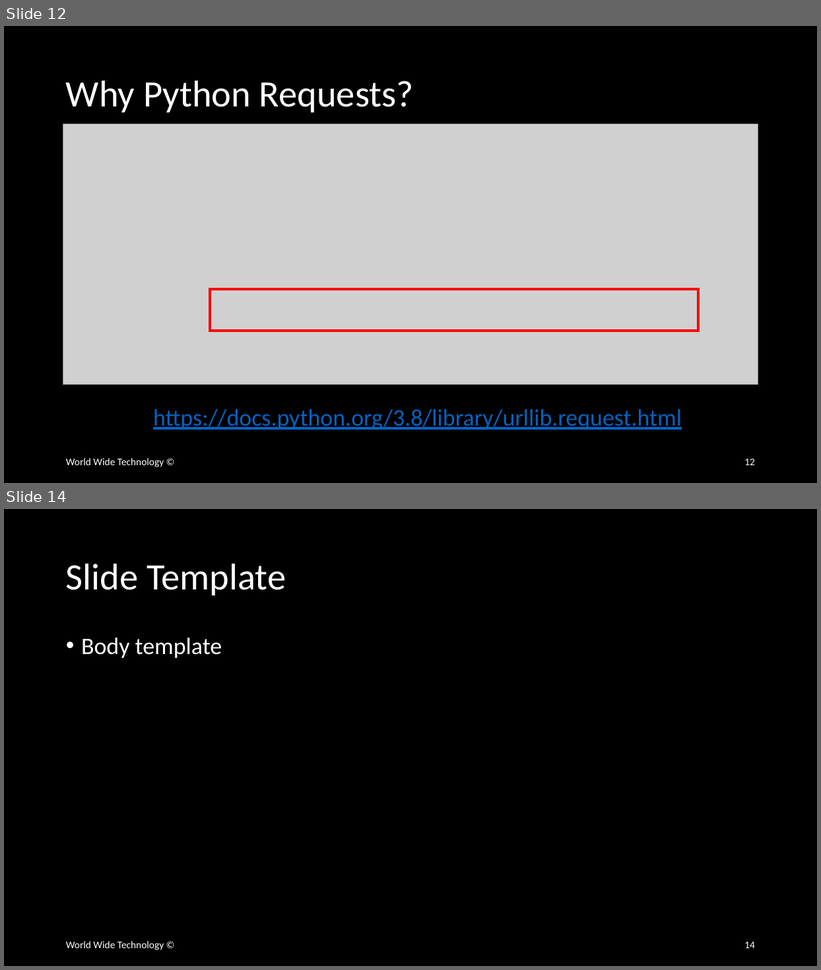
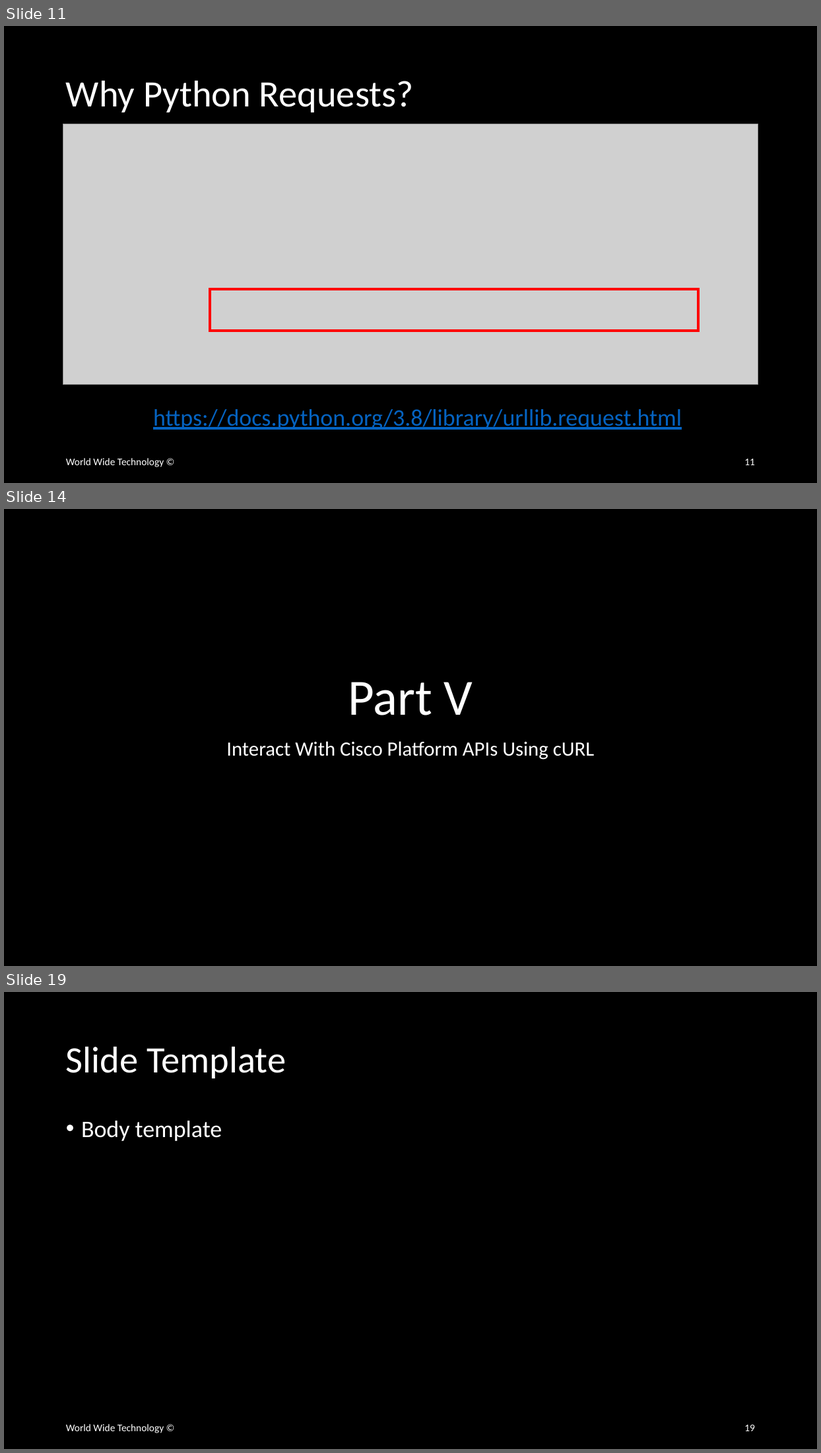
Before and after one commit to wwt/curl-requests-foundations, a slide deck: rest-api-http-foundations.pptx. Shown one above the other, each under a label of ours: slides 12 and 14 before the commit, slides 11, 14 and 19 after it; the slides between them are not shown. The pictures are 821x970 and 821x1453 pixels, drawn with LibreOffice and Linux fonts; fonts in the diff are those of the drawing; grey boxes stand for pictures. Boxes give left, top, right and bottom in pixels: in the first picture for what was removed or moved away, otherwise in the second. Text is boxed around its words. In the diff, an @@ line names an element or a change of style, - is before the commit and + after.

```diff
--- a/rest-api-http-foundations.pptx
+++ b/rest-api-http-foundations.pptx
@@ slide 14 added at (x1=4, y1=509, x2=817, y2=966), background #000000 @@
@@ title added at (x1=349, y1=682, x2=473, y2=716), 60 pt, text #FFFFFF @@
+Part V
@@ subtitle added at (x1=226, y1=741, x2=594, y2=760), 24 pt, text #FFFFFF @@
+Interact With Cisco Platform APIs Using cURL
@@ what was slide 12 is now slide 11 @@
@@ page number at (x1=745, y1=459, x2=755, y2=466): text changed @@
-12
+11
@@ what was slide 14 is now slide 19 @@
@@ page number at (x1=745, y1=1425, x2=755, y2=1432): text changed @@
-14
+19
```
Also in this commit, not shown: 9 slides changed, 3 other slides added, 1 slide removed.
